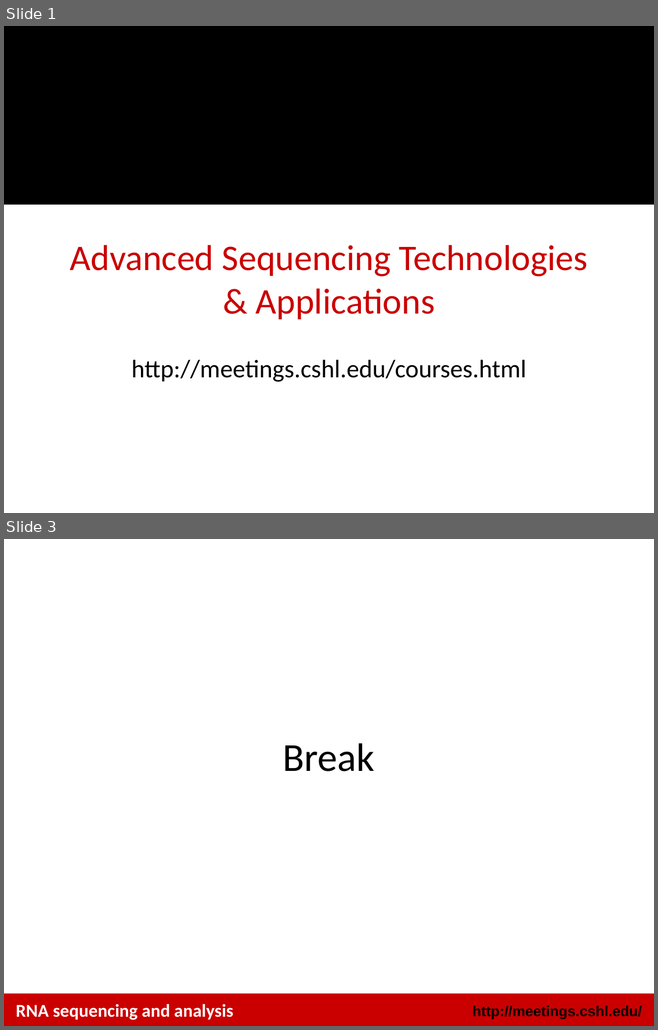
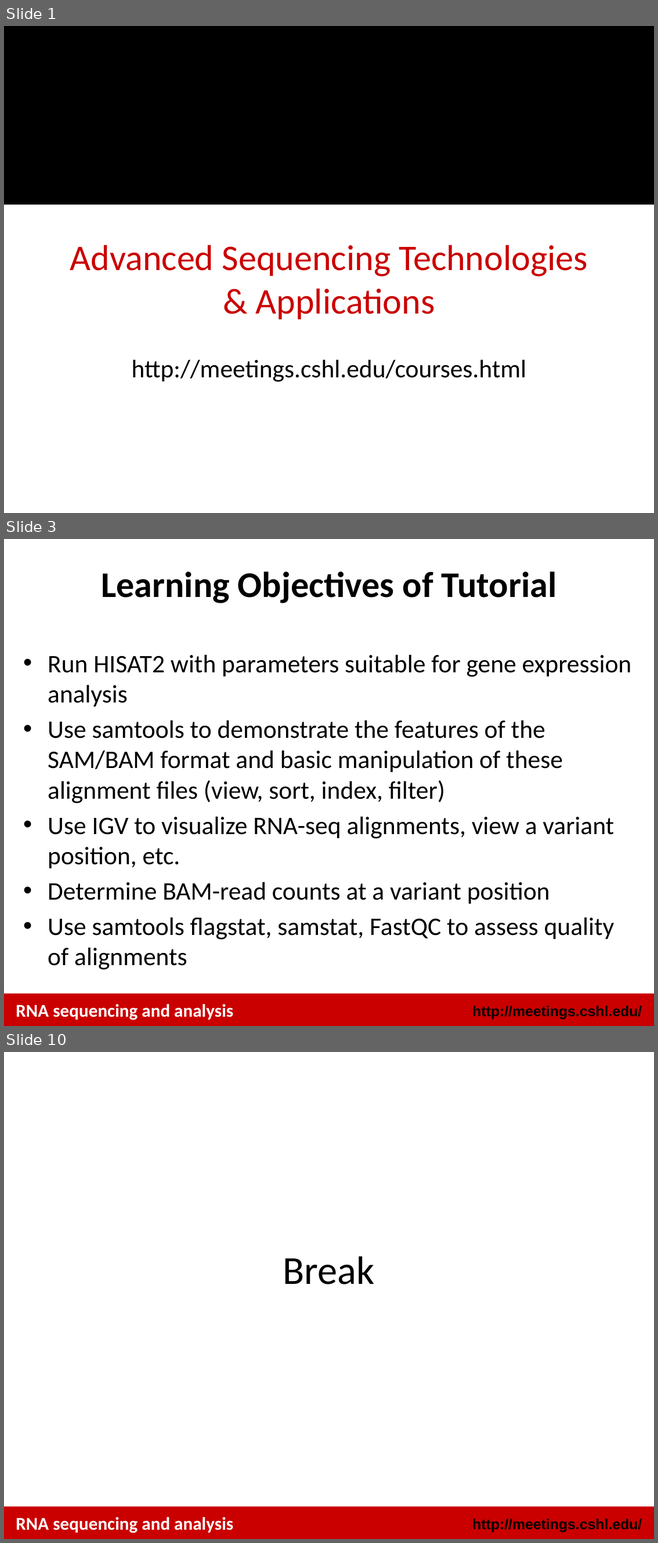
Before and after one commit to griffithlab/rnaseq_tutorial_wiki, a slide deck: LectureFiles/cshl/2016/RNASeq_Module2_Tutorial.pptx. Shown one above the other, each under a label of ours: slides 1 and 3 before the commit, slides 1, 3 and 10 after it; the slides between them are not shown. The pictures are 658x1030 and 658x1543 pixels, drawn with LibreOffice and Linux fonts; fonts in the diff are those of the drawing; background and template pictures are left out. Boxes give left, top, right and bottom in pixels: in the first picture for what was removed or moved away, otherwise in the second. Text is boxed around its words. In the diff, an @@ line names an element or a change of style, - is before the commit and + after.

```diff
--- a/LectureFiles/cshl/2016/RNASeq_Module2_Tutorial.pptx
+++ b/LectureFiles/cshl/2016/RNASeq_Module2_Tutorial.pptx
@@ slide 3 added at bbox=[4, 539, 654, 1026], background #FFFFFF; not listed: 2 template elements that a slide beside it also shows @@
@@ title added at bbox=[101, 571, 557, 603], 40 pt, text #000000, bold @@
+Learning Objectives of Tutorial
@@ text added at bbox=[48, 654, 632, 970], 28 pt, text #000000 @@
+• Run HISAT2 with parameters suitable for gene expression analysis
+• Use samtools to demonstrate the features of the SAM/BAM format and basic manipulation of these alignment files (view, sort, index, filter)
+• Use IGV to visualize RNA-seq alignments, view a variant position, etc.
+• Determine BAM-read counts at a variant position
+• Use samtools flagstat, samstat, FastQC to assess quality of alignments
@@ text added at bbox=[16, 1004, 233, 1020], 20 pt, text #FFFFFF, bold @@
+RNA sequencing and analysis
@@ what was slide 3 is now slide 10 @@
```
Also in this commit, not shown: 1 slide changed, 6 other slides added, 3 other files.
